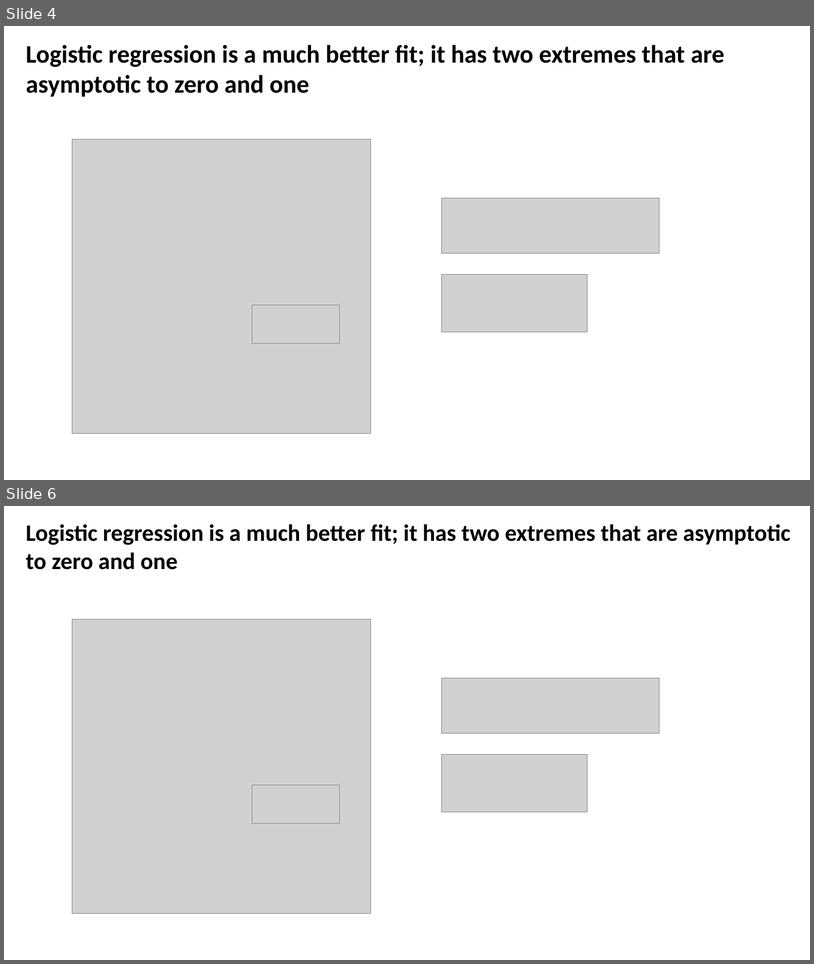
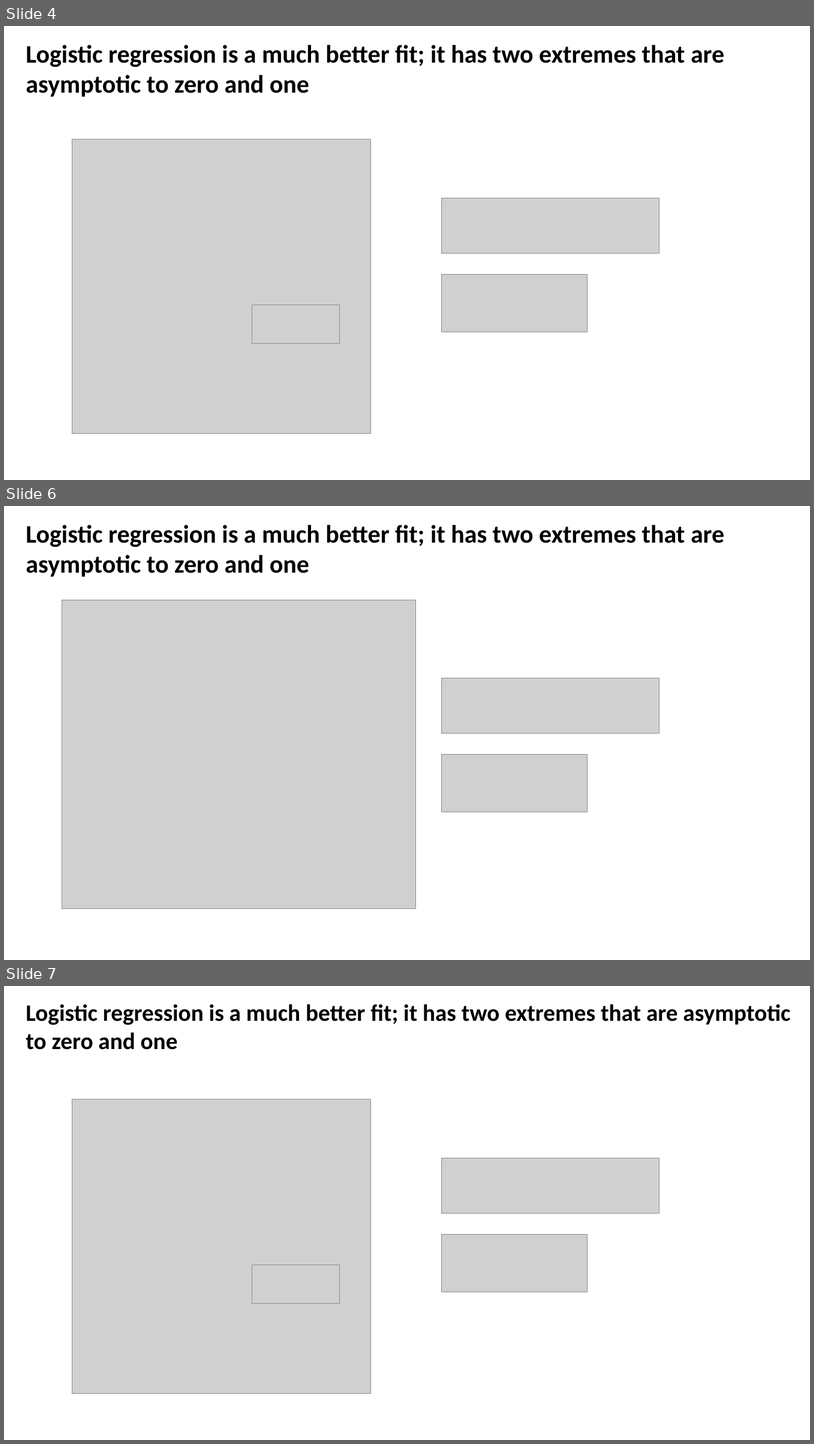
Before and after one commit to CompOmics/ML_AI_Analytical_Chemistry_Course, a slide deck: 01_Foundations/slides/1_3_logistic_regression.pptx. Shown one above the other, each under a label of ours: slides 4 and 6 before the commit, slides 4, 6 and 7 after it; the slides between them are not shown. The pictures are 814x964 and 814x1444 pixels, drawn with LibreOffice and Linux fonts; fonts in the diff are those of the drawing; grey boxes stand for pictures. Boxes give left, top, right and bottom in pixels: in the first picture for what was removed or moved away, otherwise in the second. Text is boxed around its words. In the diff, an @@ line names an element or a change of style, - is before the commit and + after.

```diff
--- a/01_Foundations/slides/1_3_logistic_regression.pptx
+++ b/01_Foundations/slides/1_3_logistic_regression.pptx
@@ slide 6 added at (x1=4, y1=506, x2=810, y2=960), background #FFFFFF @@
@@ text added at (x1=26, y1=525, x2=725, y2=577), 30 pt, text #000000, bold @@
+Logistic regression is a much better fit; it has two extremes that are asymptotic to zero and one
@@ picture added at (x1=62, y1=600, x2=416, y2=908) @@
@@ picture added at (x1=442, y1=678, x2=659, y2=733) @@
@@ picture added at (x1=442, y1=754, x2=588, y2=812) @@
@@ what was slide 6 is now slide 7 @@
```
Also in this commit, not shown: 1 slide changed.
